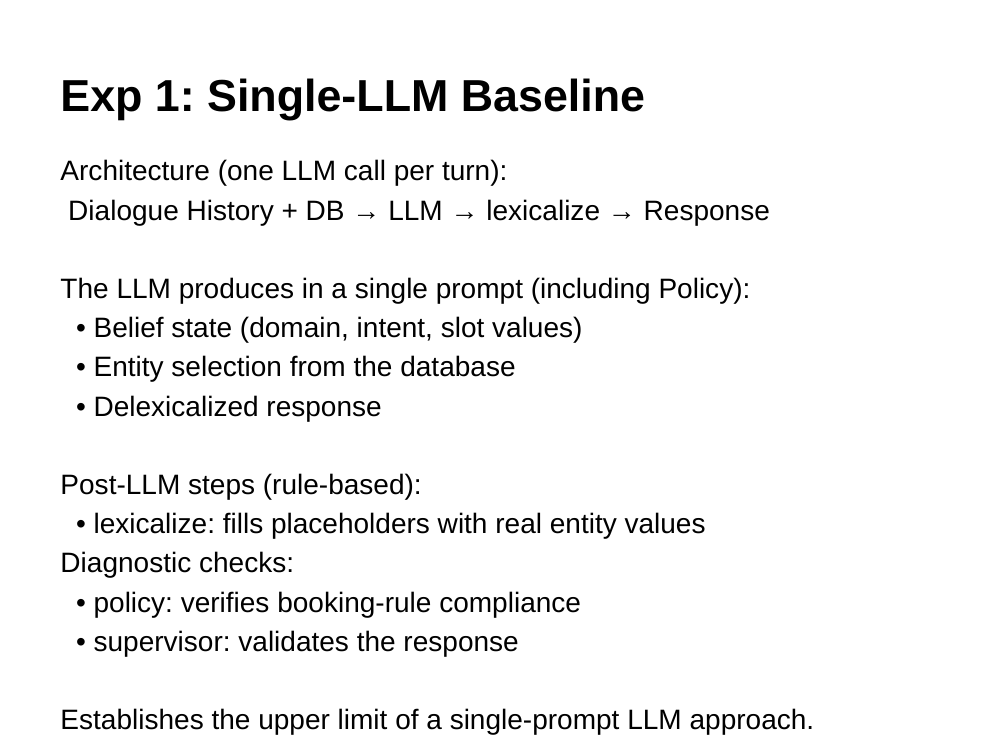
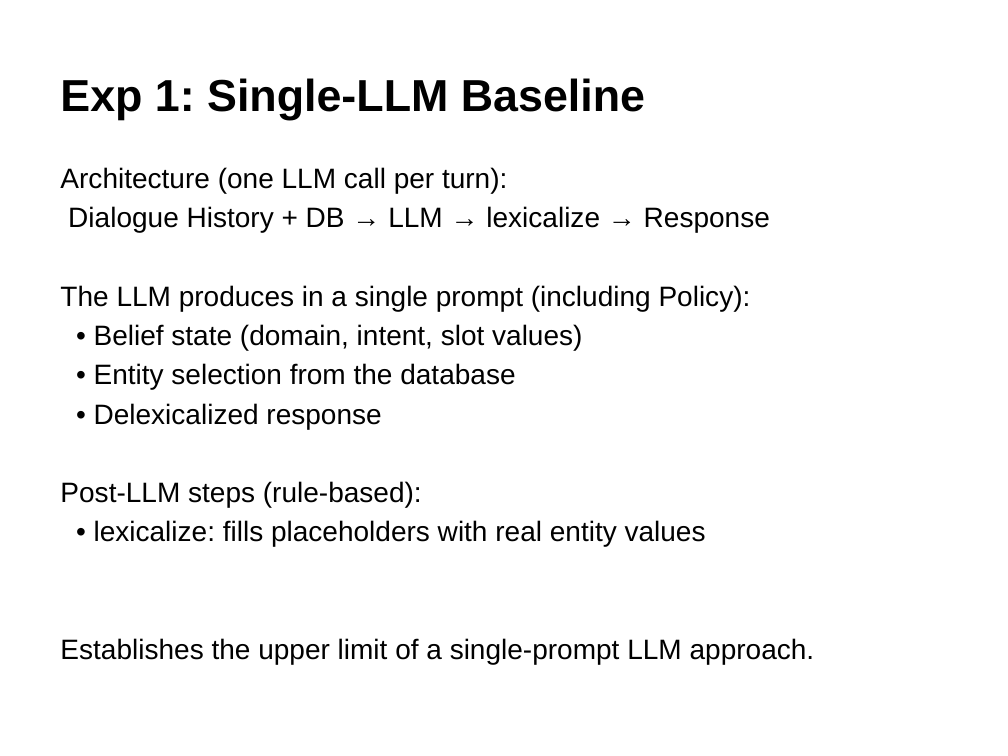
Before and after one commit to GiX007/mlp4cs, a slide deck: slide 7 of docs/presentation.pptx. Drawn at 1008x756 pixels with LibreOffice and Linux fonts; fonts in the diff are those of the drawing. Boxes give left, top, right and bottom in pixels: in the first picture for what was removed or moved away, otherwise in the second. Text is boxed around its words. In the diff, an @@ line names an element or a change of style, - is before the commit and + after.

```diff
--- a/docs/presentation.pptx
+++ b/docs/presentation.pptx
@@ text "Architecture (one LLM call per ...": place and size @@
-text "Architecture (one LLM call per ..." at [60, 159, 815, 734]
+text "Architecture (one LLM call per ..." at [60, 167, 815, 664]
@@ text at [60, 551, 581, 656]: paragraphs removed @@
-Diagnostic checks:
-• policy: verifies booking-rule compliance
-• supervisor: validates the response
```
Also in this commit, not shown: 9 other slides changed, 2 other files.
